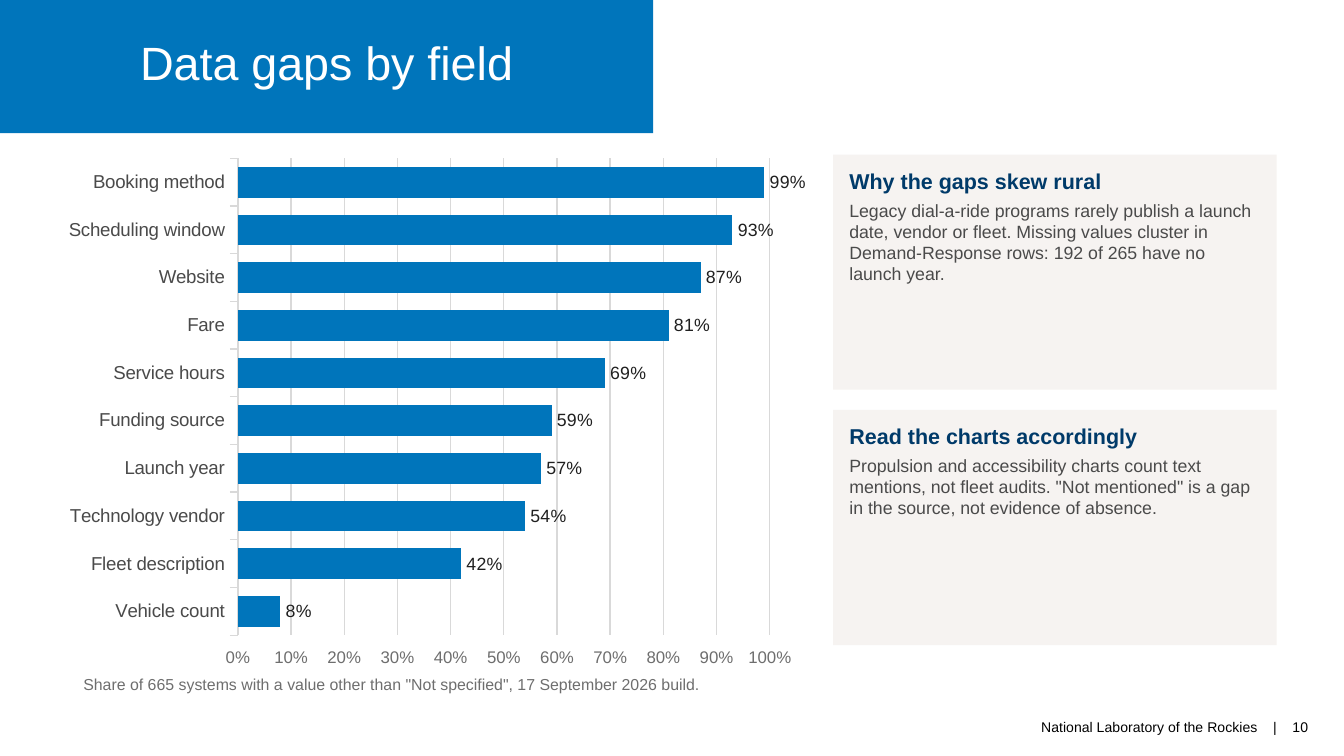
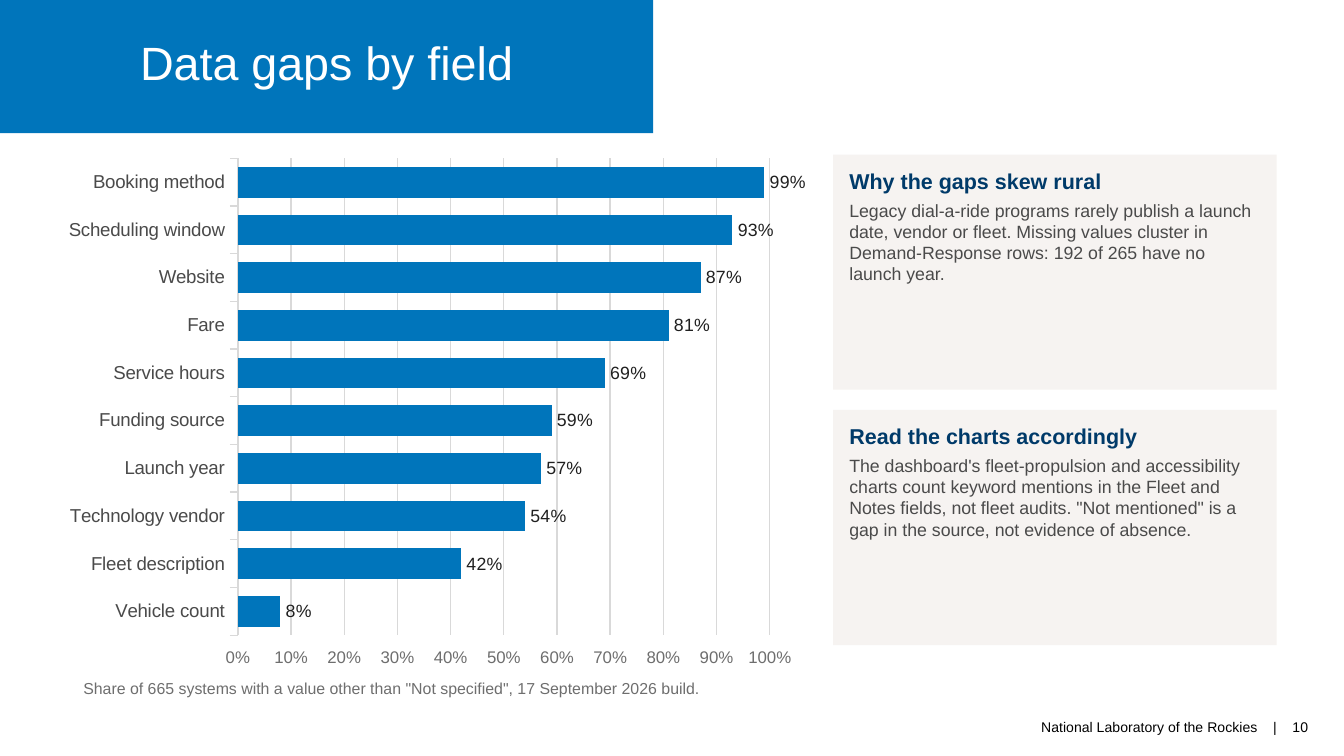
Before and after one commit to jfish79/odt-dashboard, a slide deck: slide 10 of docs/ODT-Database-Project-Summary.pptx. Drawn at 1344x756 pixels with LibreOffice and Linux fonts; fonts in the diff are those of the drawing. Boxes give left, top, right and bottom in pixels: in the first picture for what was removed or moved away, otherwise in the second. Text is boxed around its words. In the diff, an @@ line names an element or a change of style, - is before the commit and + after.

```diff
--- a/docs/ODT-Database-Project-Summary.pptx
+++ b/docs/ODT-Database-Project-Summary.pptx
@@ text in rectangle at <box>849,459,1240,540</box>: text changed @@
-Propulsion and accessibility charts count text mentions, not fleet audits. "Not mentioned" is a gap in the source, not evidence of absence.
+The dashboard's fleet-propulsion and accessibility charts count keyword mentions in the Fleet and Notes fields, not fleet audits. "Not mentioned" is a gap in the source, not evidence of absence.
@@ text "Share of 665 systems with ...": place and size @@
-text "Share of 665 systems with ..." at <box>83,678,699,694</box>
+text "Share of 665 systems with ..." at <box>83,682,699,698</box>
```
Also in this commit, not shown: 3 other slides changed, 1 other file.
